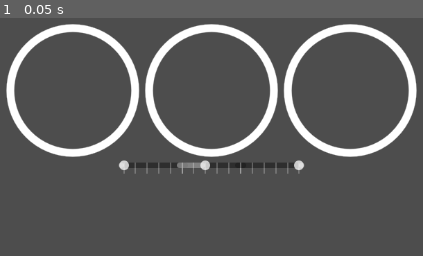
Above: before the commit, frame 1.
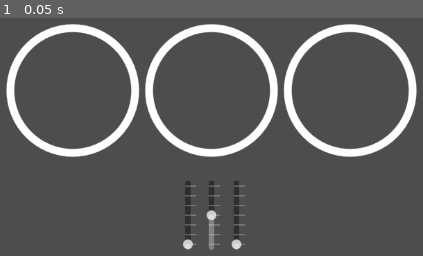
Above: after the commit, the same moment.

Repository: Creatures-5/loco-generator
Game: Godot game, scene res://generated_result.tscn
Same seed, same stepped clock (60 frames per second), same inputs: the game is played once before the commit and once after it. The project has no main scene, so this scene is started directly.
Inputs:
- Up to frame 1 (0.05 s): no input

The runs differ from the first frame. In frame 1, 2.2% of the frame differs, in the area x 28-72%, y 59-98%.

Commit message:
switched to vertical sliders

Diff:
--- a/generated_result.tscn
+++ b/generated_result.tscn
@@ -9,69 +9,73 @@
 
 [node name="Control" type="Control" parent="."]
 layout_mode = 3
-anchors_preset = 0
-offset_right = 40.0
-offset_bottom = 40.0
+anchors_preset = 8
+anchor_left = 0.5
+anchor_top = 0.5
+anchor_right = 0.5
+anchor_bottom = 0.5
+offset_left = -20.0
+offset_top = -20.0
+offset_right = 20.0
+offset_bottom = 20.0
+grow_horizontal = 2
+grow_vertical = 2
+size_flags_horizontal = 4
+size_flags_vertical = 4
 
-[node name="LeadWheelSlider" type="HSlider" parent="Control"]
+[node name="LeadWheelSlider" type="VSlider" parent="Control"]
 layout_mode = 1
 anchors_preset = 8
 anchor_left = 0.5
 anchor_top = 0.5
 anchor_right = 0.5
 anchor_bottom = 0.5
-offset_left = -154.0
-offset_top = 80.0
-offset_right = -54.0
-offset_bottom = 96.0
+offset_left = -42.0
+offset_top = 130.0
+offset_right = -26.0
+offset_bottom = 230.0
 grow_horizontal = 2
 grow_vertical = 2
-min_value = 1.0
 max_value = 6.0
-value = 1.0
 rounded = true
-tick_count = 6
+tick_count = 7
 ticks_on_borders = true
 
-[node name="TrailWheelSlider" type="HSlider" parent="Control"]
+[node name="DriveWheelSlider" type="VSlider" parent="Control"]
 layout_mode = 1
 anchors_preset = 8
 anchor_left = 0.5
 anchor_top = 0.5
 anchor_right = 0.5
 anchor_bottom = 0.5
-offset_left = 114.0
-offset_top = 80.0
-offset_right = 214.0
-offset_bottom = 96.0
+offset_left = -8.0
+offset_top = 130.0
+offset_right = 8.0
+offset_bottom = 230.0
 grow_horizontal = 2
 grow_vertical = 2
-scale = Vector2(-1, 1)
-min_value = 1.0
 max_value = 6.0
-value = 1.0
+value = 3.0
 rounded = true
-tick_count = 6
+tick_count = 7
 ticks_on_borders = true
 
-[node name="DriveWheelSlider" type="HSlider" parent="Control"]
+[node name="TrailWheelSlider" type="VSlider" parent="Control"]
 layout_mode = 1
 anchors_preset = 8
 anchor_left = 0.5
 anchor_top = 0.5
 anchor_right = 0.5
 anchor_bottom = 0.5
-offset_left = -70.0
-offset_top = 80.0
-offset_right = 30.0
-offset_bottom = 96.0
+offset_left = 28.0
+offset_top = 130.0
+offset_right = 44.0
+offset_bottom = 230.0
 grow_horizontal = 2
 grow_vertical = 2
-min_value = 1.0
 max_value = 6.0
-value = 3.0
 rounded = true
-tick_count = 6
+tick_count = 7
 ticks_on_borders = true
 
 [connection signal="value_changed" from="Control/DriveWheelSlider" to="." method="_axl_slider_update"]
